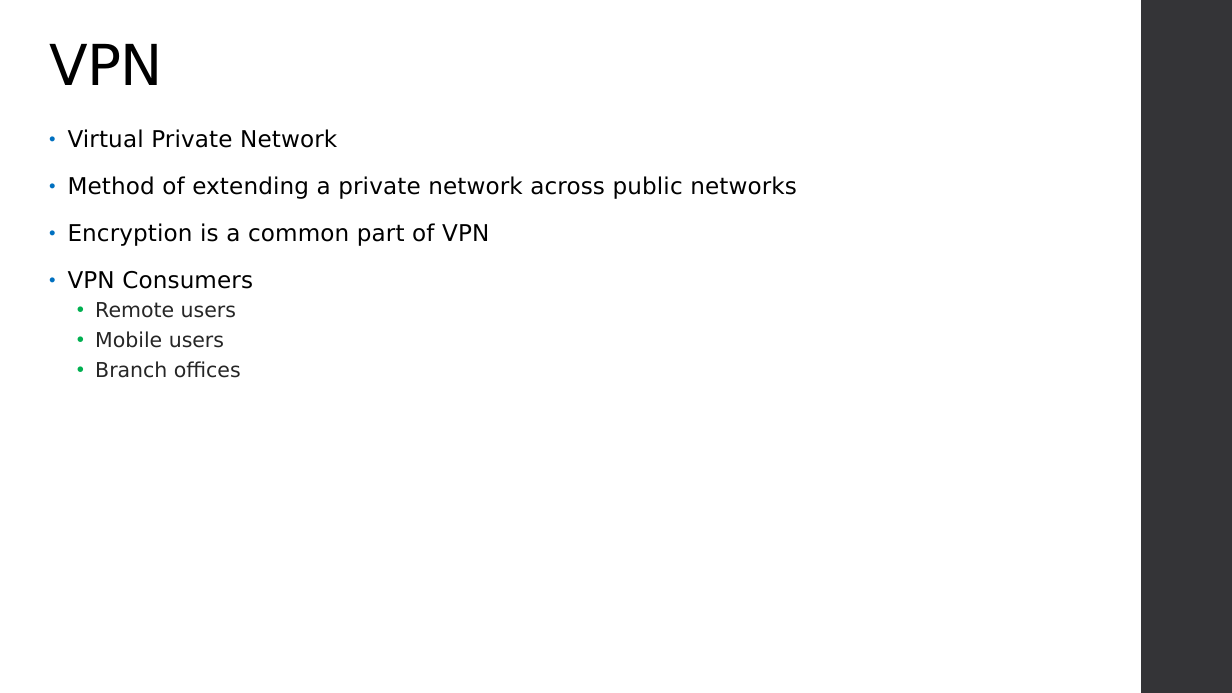
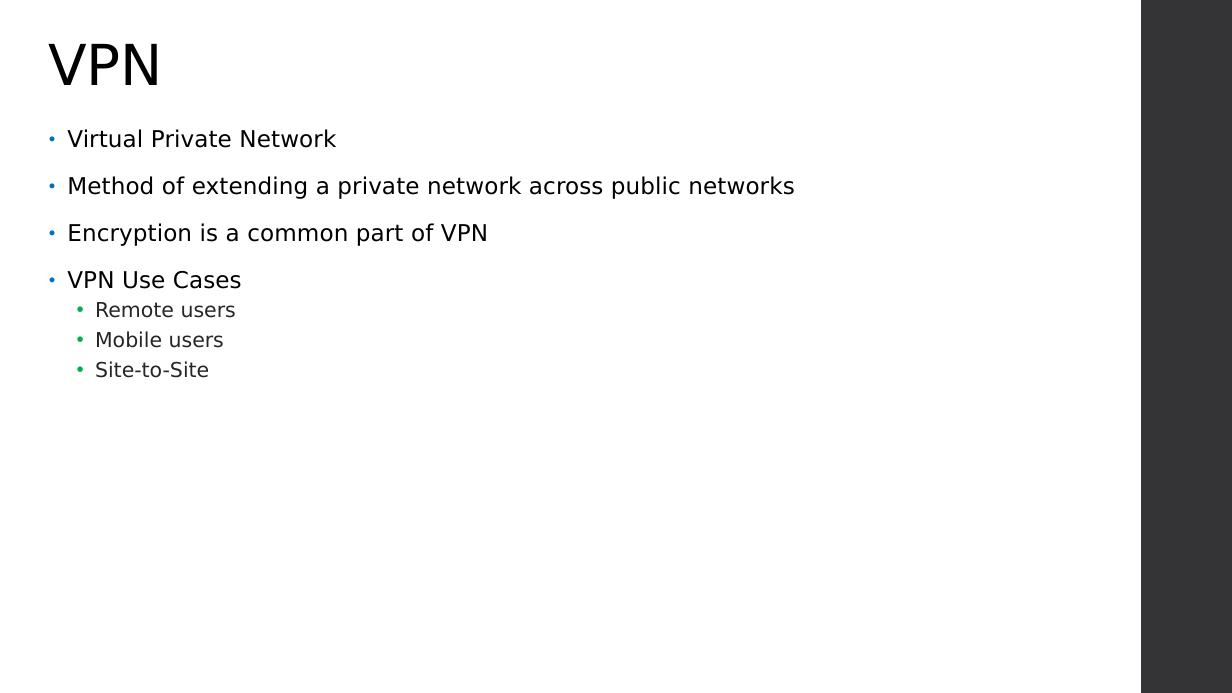
Before and after one commit to varadinov/DevSecOps, a slide deck: slide 30 of 03_networking_and_security/03_networking.pptx (slide 29 before the commit). Drawn at 1232x693 pixels with LibreOffice and Linux fonts; fonts in the diff are those of the drawing; background and template pictures are left out. Boxes give left, top, right and bottom in pixels: in the first picture for what was removed or moved away, otherwise in the second. Text is boxed around its words. In the diff, an @@ line names an element or a change of style, - is before the commit and + after.

```diff
--- a/03_networking_and_security/03_networking.pptx
+++ b/03_networking_and_security/03_networking.pptx
@@ text at [67, 271, 242, 289]: text changed @@
-• VPN Consumers
+• VPN Use Cases
@@ text at [95, 361, 209, 378]: text changed @@
-  • Branch offices
+  • Site-to-Site
```
Also in this commit, not shown: 17 other slides changed, 1 slide added, 6 other files.
